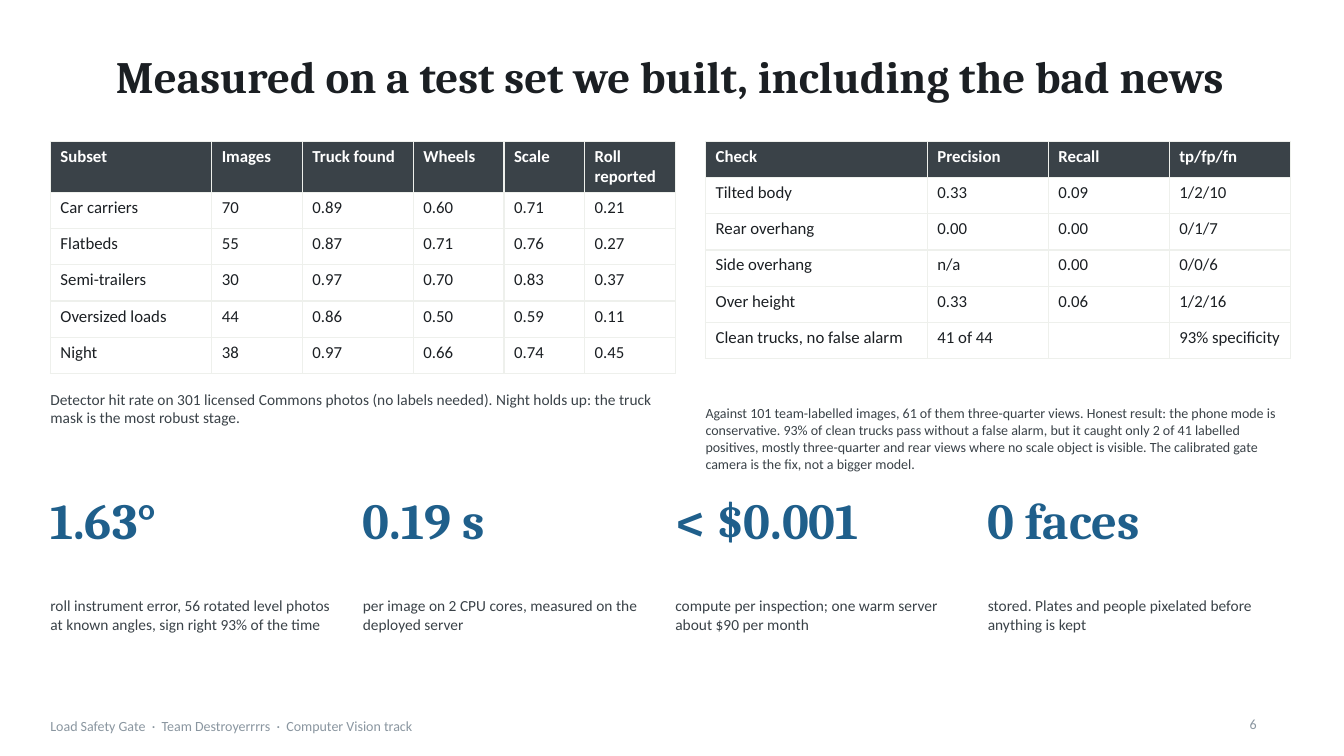
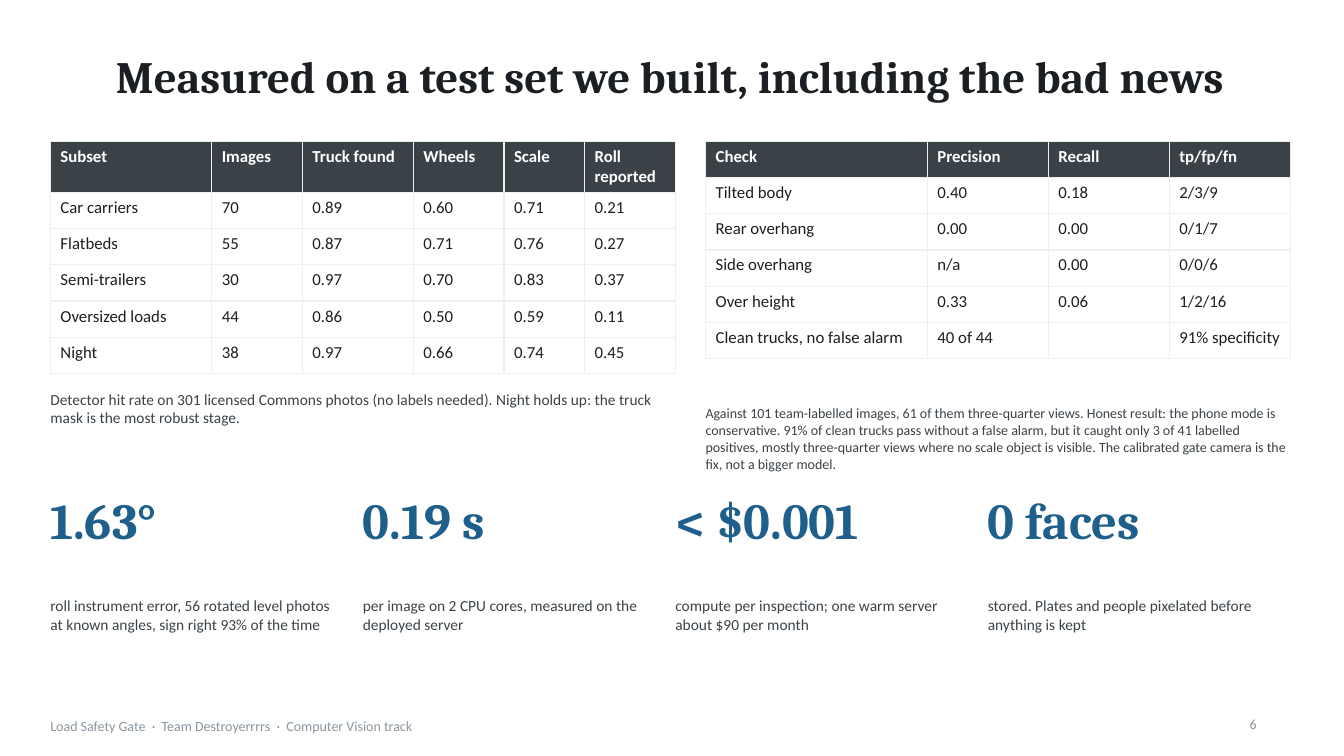
Before and after one commit to Winner-121/Destroyerrrrs_Final_Stage, a slide deck: slide 6 of deck/LoadSafetyGate_deck.pptx. Drawn at 1344x756 pixels with LibreOffice and Linux fonts; fonts in the diff are those of the drawing. Boxes give left, top, right and bottom in pixels: in the first picture for what was removed or moved away, otherwise in the second. Text is boxed around its words. In the diff, an @@ line names an element or a change of style, - is before the commit and + after.

```diff
--- a/deck/LoadSafetyGate_deck.pptx
+++ b/deck/LoadSafetyGate_deck.pptx
@@ table at bbox=[706, 141, 1291, 350] @@
-row 2: Tilted body | 0.33 | 0.09 | 1/2/10
+row 2: Tilted body | 0.40 | 0.18 | 2/3/9
-row 6, column 2: 41 of 44
+row 6, column 2: 40 of 44
-row 6, column 4: 93% specificity
+row 6, column 4: 91% specificity
@@ text at bbox=[706, 408, 1286, 472]: text changed @@
-Against 101 team-labelled images, 61 of them three-quarter views. Honest result: the phone mode is conservative. 93% of clean trucks pass without a false alarm, but it caught only 2 of 41 labelled positives, mostly three-quarter and rear views where no scale object is visible. The calibrated gate camera is the fix, not a bigger model.
+Against 101 team-labelled images, 61 of them three-quarter views. Honest result: the phone mode is conservative. 91% of clean trucks pass without a false alarm, but it caught only 3 of 41 labelled positives, mostly three-quarter views where no scale object is visible. The calibrated gate camera is the fix, not a bigger model.
```
Also in this commit, not shown: 6 other files.
